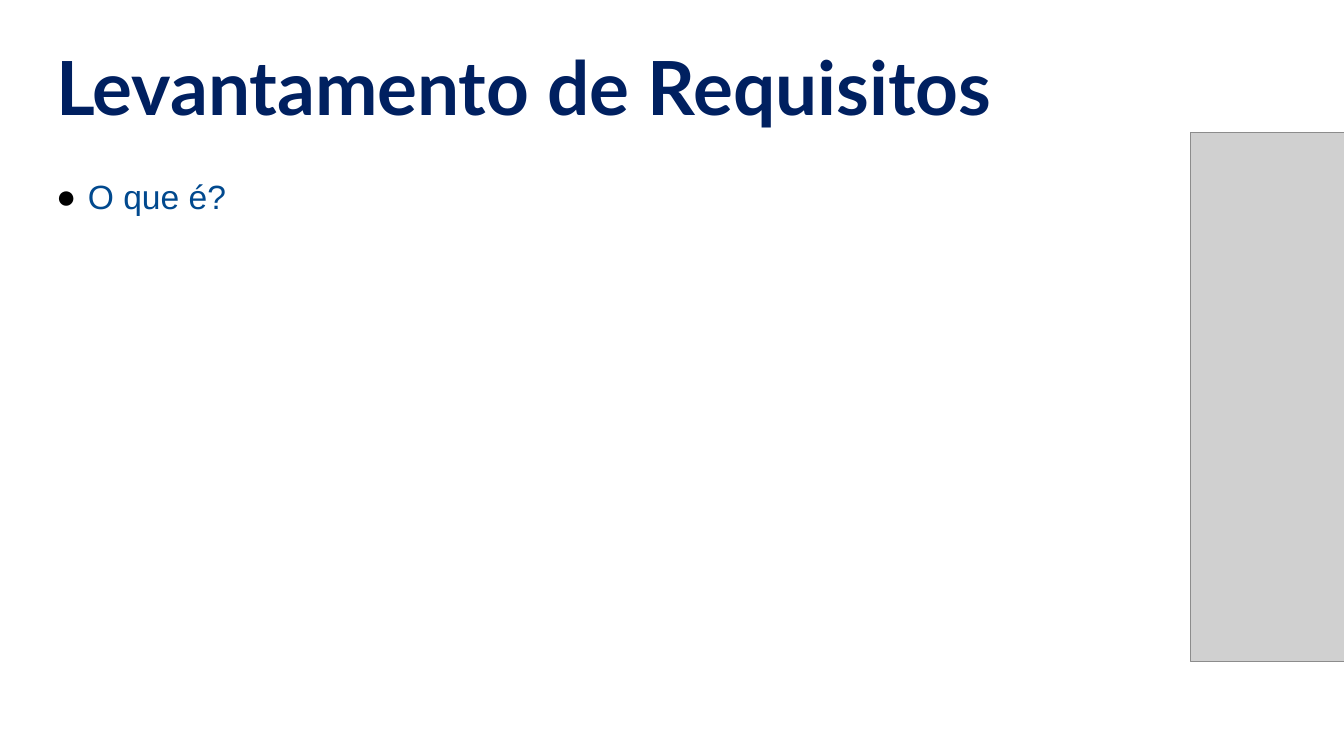
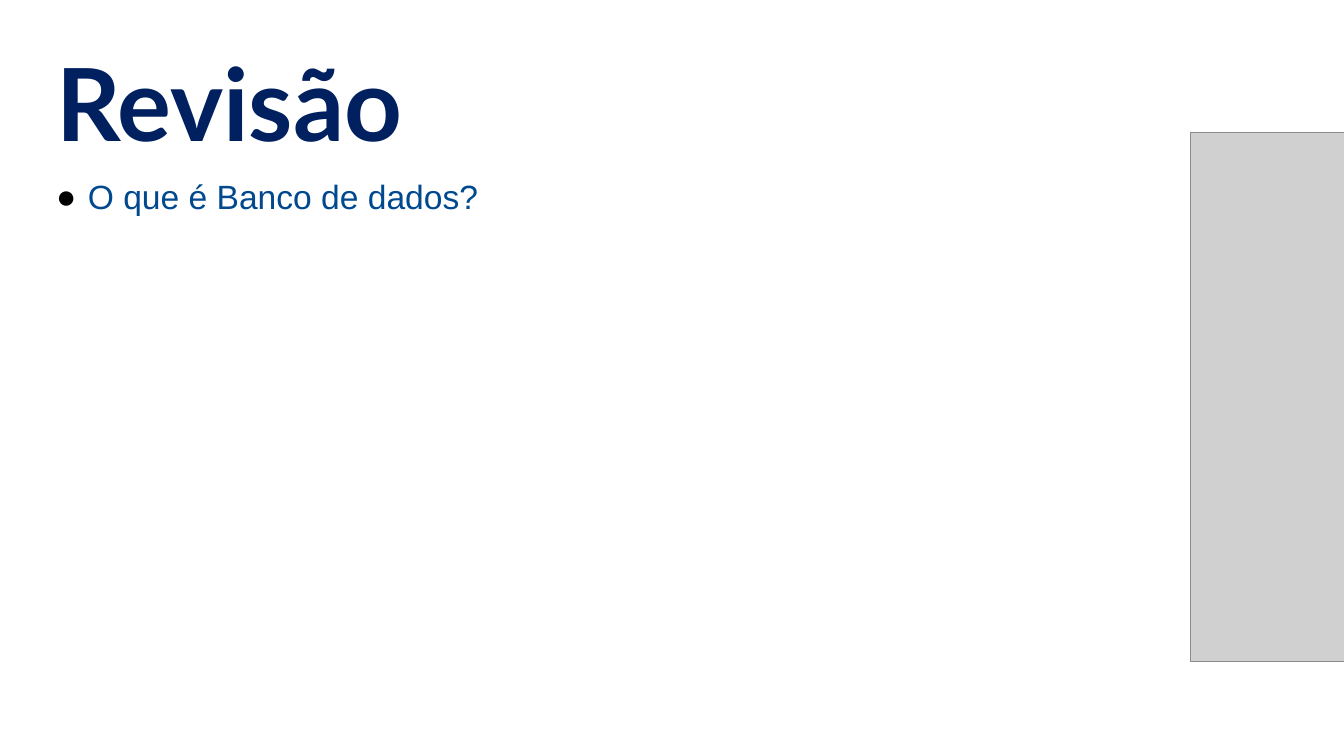
Before and after one commit to NaturalCoder/TI96, a slide deck: slide 2 of aula10/Aula10.pptx. Drawn at 1344x756 pixels with LibreOffice and Linux fonts; fonts in the diff are those of the drawing; grey boxes stand for pictures. Boxes give left, top, right and bottom in pixels: in the first picture for what was removed or moved away, otherwise in the second. Text is boxed around its words. In the diff, an @@ line names an element or a change of style, - is before the commit and + after.

```diff
--- a/aula10/Aula10.pptx
+++ b/aula10/Aula10.pptx
@@ text at (56, 66, 402, 142): text changed; size 40 to 54 pt @@
-Levantamento de Requisitos
+Revisão
@@ text at (88, 184, 478, 215): text changed @@
-● O que é?
+● O que é Banco de dados?
```
Also in this commit, not shown: 1 other slide changed, 4 slides added, 7 slides removed, 1 other file.
